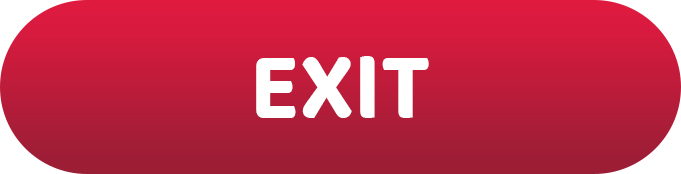
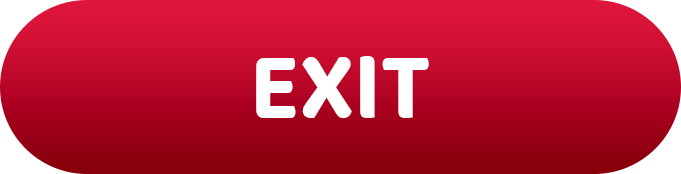
Two versions of the same layered image (681 × 174). Layer-by-layer changes:
added group "Button_Shape" with 1 layers in group "Button_Exit" over (0, 0, 681, 174)
moved "Button_Background" into group "Button_Shape" over (0, 0, 681, 174)
